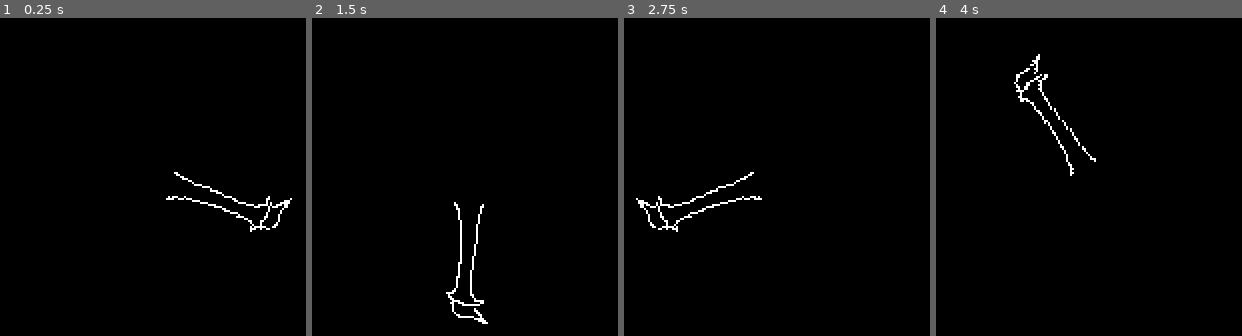
Above: before the commit, frames 1-4 (left to right).
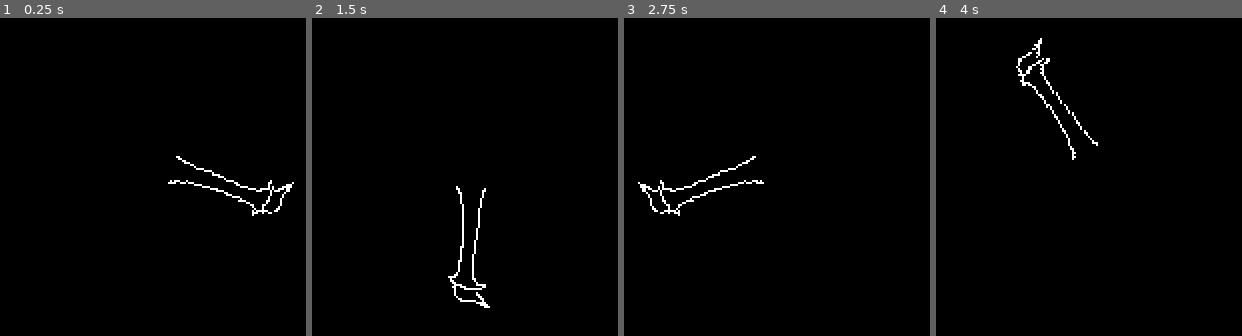
Above: after the commit, the same moments.

Repository: HeroeLegendario/Savant-Ascent-Hiperactive
Game: Godot game, scene res://Pruebas A Parte/Scenes/Pruebas.tscn
Same seed, same stepped clock (60 frames per second), same inputs: the game is played once before the commit and once after it. The project has no main scene, so this scene is started directly.
Inputs:
- Up to frame 1 (0.25 s): no input
- Up to frame 2 (1.5 s): no input
- Up to frame 3 (2.75 s): no input
- Up to frame 4 (4 s): no input

The runs differ from the first frame. In frame 1, 1.2% of the frame differs, in the area x 54-97%, y 43-68%; in frame 2, 1.0%; in frame 3, 1.2%; in frame 4, 1.3%, in the area x 25-53%, y 6-50%.
Error before the commit: Invalid access to property or key 'position' on a base object of type 'null instance'. (res://Scripts/Resource)

Commit message:
Added actions and elevator related scripts

Diff:
--- a/Pruebas A Parte/Scenes/Pruebas.tscn
+++ b/Pruebas A Parte/Scenes/Pruebas.tscn
@@ -4,16 +4,15 @@
 [ext_resource type="PackedScene" uid="uid://dq3b3f7ndtnh" path="res://Scenes/base_Elevator/base_elevator.tscn" id="1_ukrqy"]
 [ext_resource type="PackedScene" uid="uid://6d2kiy2a7p1c" path="res://Scenes/base_Player/player.tscn" id="2_wl7o8"]
 
-[node name="Pruebas" type="Node2D" unique_id=235224415 node_paths=PackedStringArray("elevators")]
+[node name="Pruebas" type="Node2D" unique_id=235224415]
 script = ExtResource("1_0hmhb")
-elevators = [NodePath("BaseElevator"), NodePath("BaseElevator2")]
 metadata/_custom_type_script = "uid://8k280sotjgej"
+
+[node name="Player" parent="." unique_id=937524245 instance=ExtResource("2_wl7o8")]
+position = Vector2(177, 173)
 
 [node name="BaseElevator" parent="." unique_id=1734896550 instance=ExtResource("1_ukrqy")]
 position = Vector2(176, 248)
 
 [node name="BaseElevator2" parent="." unique_id=911038731 instance=ExtResource("1_ukrqy")]
-position = Vector2(429, 253)
-
-[node name="Player" parent="." unique_id=937524245 instance=ExtResource("2_wl7o8")]
-position = Vector2(176, 181)
+position = Vector2(387, 248)
--- /dev/null
+++ b/Scenes/base_Elevator/Script/player_step_floor.gd
@@ -0,0 +1,4 @@
+extends Area2D
+class_name StepFloorArea2D
+
+var is_player_on_elevator: bool
--- a/Scenes/base_Elevator/base_elevator.tscn
+++ b/Scenes/base_Elevator/base_elevator.tscn
@@ -1,6 +1,7 @@
 [gd_scene format=3 uid="uid://dq3b3f7ndtnh"]
 
 [ext_resource type="Script" uid="uid://bvp78csb3465j" path="res://Scripts/Resource Extends/AnimatableBody2D/base_elevator.gd" id="1_07vyo"]
+[ext_resource type="Script" uid="uid://by0day0xr6ke1" path="res://Scenes/base_Elevator/Script/player_step_floor.gd" id="2_5h0ck"]
 
 [sub_resource type="RectangleShape2D" id="RectangleShape2D_u5cel"]
 size = Vector2(66, 93)
@@ -14,13 +15,13 @@
 script = ExtResource("1_07vyo")
 
 [node name="CollisionShape2D" type="CollisionShape2D" parent="." unique_id=675647781]
-position = Vector2(0, 7.5)
 shape = SubResource("RectangleShape2D_u5cel")
 
-[node name="Area2D" type="Area2D" parent="." unique_id=1656095216]
-position = Vector2(0, -58)
+[node name="PlayerStepFloor" type="Area2D" parent="." unique_id=1656095216]
+position = Vector2(0, -66)
 collision_layer = 64
+script = ExtResource("2_5h0ck")
 
-[node name="CollisionShape2D" type="CollisionShape2D" parent="Area2D" unique_id=539891554]
+[node name="CollisionShape2D" type="CollisionShape2D" parent="PlayerStepFloor" unique_id=539891554]
 position = Vector2(0, 17)
 shape = SubResource("RectangleShape2D_07vyo")
--- a/Scripts/Resource Extends/AnimatableBody2D/base_elevator.gd
+++ b/Scripts/Resource Extends/AnimatableBody2D/base_elevator.gd
@@ -7,4 +7,4 @@
 var player_stand_position: Vector2
 
 func _process(_delta: float) -> void:
-	player_stand_position = $PlayerMarker2D.position
+	player_stand_position = $PlayerStepFloor.position
--- a/Scripts/Resource Extends/CharacterBody2D/player.gd
+++ b/Scripts/Resource Extends/CharacterBody2D/player.gd
@@ -23,8 +23,8 @@
 @export_category("Movement")
 @export_range(0, 100000000000000) var max_stamina: int #cada movimiento deberia gastar 20 de estamina por defecto
 @export_range(0, 100000000000000) var max_mana: int #cada ataque consume 10 de mana por defecto
-@export_range(0, 100) var elevator_initial_index: int = 0
-@export var elevator_vector_position: Array[Resource] = []
+@export_range(-100000000000000, 100000000000000) var elevator_initial_index: int = 0
+@export var elevator_vector_position: Array[BaseElevator2D] = []
 
 @export_category("Custom Components")
 @export var custom_movement_resource: BaseMovementResource
--- a/Scripts/Resource Extends/Node2D/base_level.gd
+++ b/Scripts/Resource Extends/Node2D/base_level.gd
@@ -8,4 +8,4 @@
 @export var level_name: String = ""
 @export_range(0, 999999999999999999) var level_time: int = 0 # El tiempo del nivel en segundos antes de terminar
 @export var rounds_enemy: Array[BaseEnemyRoundsResource]
-@export var elevators: Array[BaseElevator2D]
+@export var elevator_indexed: Array[BaseElevator2D]
--- a/project.godot
+++ b/project.godot
@@ -32,6 +32,37 @@
 window/stretch/mode="viewport"
 window/stdout/print_fps=false
 
+[input]
+
+Mov_left={
+"deadzone": 0.2,
+"events": [Object(InputEventKey,"resource_local_to_scene":false,"resource_name":"","device":-1,"window_id":0,"alt_pressed":false,"shift_pressed":false,"ctrl_pressed":false,"meta_pressed":false,"pressed":false,"keycode":0,"physical_keycode":4194319,"key_label":0,"unicode":0,"location":0,"echo":false,"script":null)
+, Object(InputEventKey,"resource_local_to_scene":false,"resource_name":"","device":-1,"window_id":0,"alt_pressed":false,"shift_pressed":false,"ctrl_pressed":false,"meta_pressed":false,"pressed":false,"keycode":0,"physical_keycode":65,"key_label":0,"unicode":97,"location":0,"echo":false,"script":null)
+]
+}
+Mov_right={
+"deadzone": 0.2,
+"events": [Object(InputEventKey,"resource_local_to_scene":false,"resource_name":"","device":-1,"window_id":0,"alt_pressed":false,"shift_pressed":false,"ctrl_pressed":false,"meta_pressed":false,"pressed":false,"keycode":0,"physical_keycode":4194321,"key_label":0,"unicode":0,"location":0,"echo":false,"script":null)
+, Object(InputEventKey,"resource_local_to_scene":false,"resource_name":"","device":-1,"window_id":0,"alt_pressed":false,"shift_pressed":false,"ctrl_pressed":false,"meta_pressed":false,"pressed":false,"keycode":0,"physical_keycode":68,"key_label":0,"unicode":100,"location":0,"echo":false,"script":null)
+]
+}
+Mov_jump={
+"deadzone": 0.2,
+"events": [Object(InputEventKey,"resource_local_to_scene":false,"resource_name":"","device":-1,"window_id":0,"alt_pressed":false,"shift_pressed":false,"ctrl_pressed":false,"meta_pressed":false,"pressed":false,"keycode":0,"physical_keycode":4194320,"key_label":0,"unicode":0,"location":0,"echo":false,"script":null)
+, Object(InputEventKey,"resource_local_to_scene":false,"resource_name":"","device":-1,"window_id":0,"alt_pressed":false,"shift_pressed":false,"ctrl_pressed":false,"meta_pressed":false,"pressed":false,"keycode":0,"physical_keycode":87,"key_label":0,"unicode":119,"location":0,"echo":false,"script":null)
+]
+}
+Attack={
+"deadzone": 0.2,
+"events": [Object(InputEventMouseButton,"resource_local_to_scene":false,"resource_name":"","device":-1,"window_id":0,"alt_pressed":false,"shift_pressed":false,"ctrl_pressed":false,"meta_pressed":false,"button_mask":1,"position":Vector2(412, 14),"global_position":Vector2(421, 62),"factor":1.0,"button_index":1,"canceled":false,"pressed":true,"double_click":false,"script":null)
+]
+}
+Special={
+"deadzone": 0.2,
+"events": [Object(InputEventMouseButton,"resource_local_to_scene":false,"resource_name":"","device":-1,"window_id":0,"alt_pressed":false,"shift_pressed":false,"ctrl_pressed":false,"meta_pressed":false,"button_mask":2,"position":Vector2(288, 20),"global_position":Vector2(297, 68),"factor":1.0,"button_index":2,"canceled":false,"pressed":true,"double_click":false,"script":null)
+]
+}
+
 [layer_names]
 
 2d_physics/layer_1="Character"
Not shown, added: Scenes/base_Elevator/Script/player_step_floor.gd.uid
